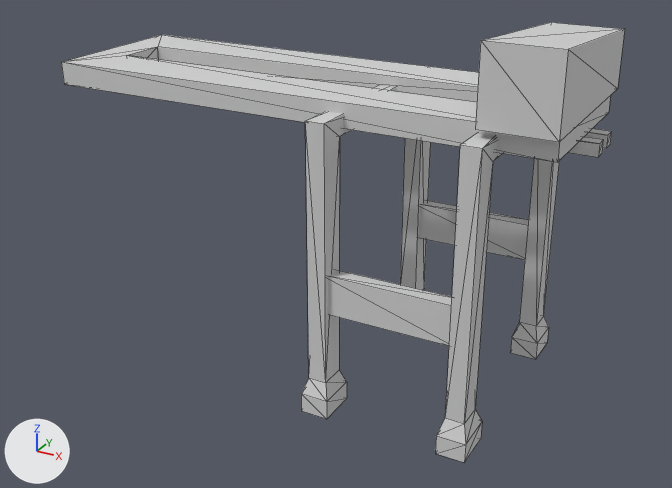
Before and after pictures for a commit that changed the OBJ model Models/Cranes/zeeKraan.obj.
Camera for both pictures: a 50 mm camera at (25.6, -63.4, 41.8) aimed at (-8.9, -0.7, 10.5). Arrows for +X, +Y and +Z are at lower left; the lights stay in place. Mesh edges are drawn as thin lines. Where no turn or scale is listed for an object, it has been applied to the vertices.

In view in the first picture: 'Frame_Cube.001'.
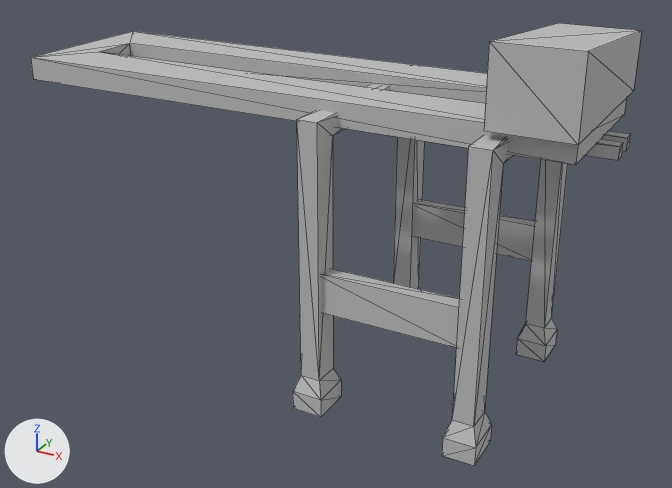
Location of each change, (x1, y1, x2, y2) in pixels of the pictures (672 x 488 px):
'Frame_Cube.001', recoloured, mesh rescaled (9% wider): before (62, 22, 625, 463); after (31, 23, 642, 466)

The change, as a diff of the scene's bpy script:
```diff
--- a/Models/Cranes/zeeKraan.obj.py
+++ b/Models/Cranes/zeeKraan.obj.py
@@ mat_none_002 @@
 mat_none_002 = principled_material('None.002')
-mat_none_002.base_color = (0.64, 0.64, 0.64)  # light grey #d1d1d1
+mat_none_002.base_color = (0.512, 0.512, 0.512)  # grey #bebebe
 mat_none_002.roughness = 1.0
@@ me_frame_cube_001 @@
 me_frame_cube_001.from_pydata(...)  # 120 vertices, 196 faces; spans x -33.0..12.0, y -10.0..10.0, z 0.0..30.0
 # used by ob_frame_cube_001; location = (0.0, 0.0, 0.0)
+# me_frame_cube_001 part 1: the whole mesh is scaled about the mesh origin by (1.11, 1, 1)
 me_frame_cube_001.materials.append(mat_none_002)
```
